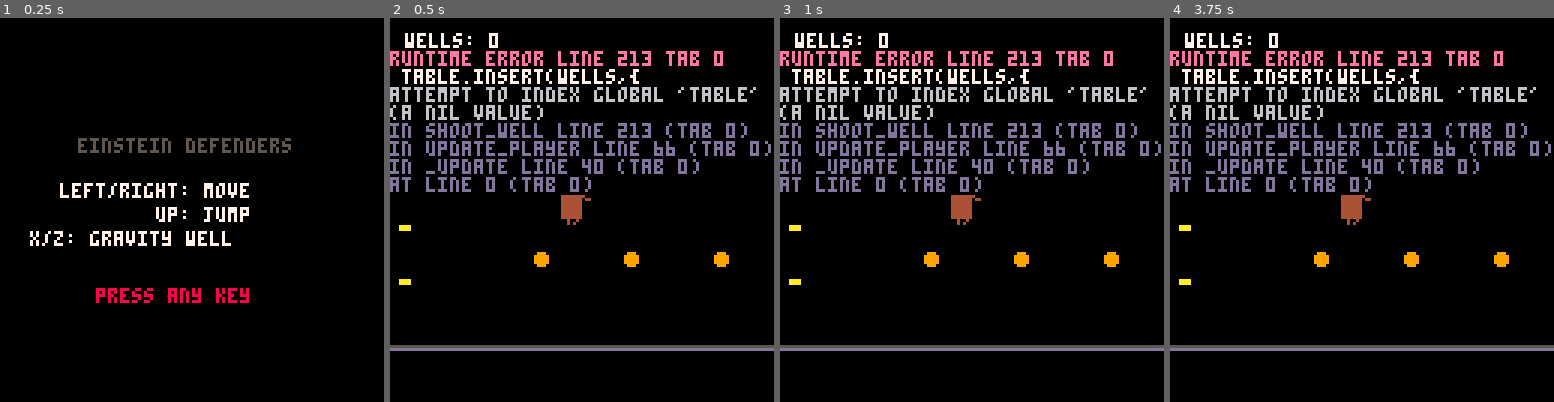
Above: before the commit, frames 1-4 (left to right).
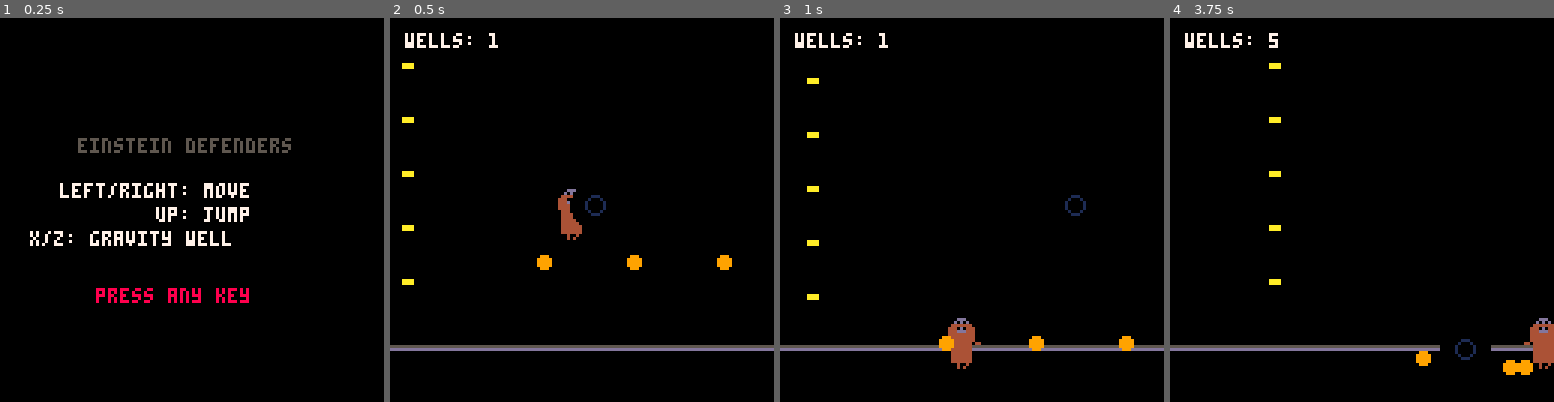
Above: after the commit, the same moments.

Repository: MathPe/science-defenders
Game: PICO-8 cartridge einstein_defenders.p8
The game is run twice, just before and just after one commit, with the same random seed, the same clock (stepped at 60 frames per second) and the same inputs.
Inputs:
- Up to frame 1 (0.25 s): no input
- Up to frame 2 (0.5 s): tap X (X key) at 0.33 s
- Up to frame 3 (1 s): tap O (Z key) at 0.7 s
- Up to frame 4 (3.75 s): tap X (X key) at 1.07, 1.85, 2.97 s; hold Right 1.6-2.1 s; tap O (Z key) every 0.4 s from 1.7 to 3.7 s; hold Up 2.15-2.42 s; hold Right 2.47-3.03 s; hold Left 3.08-3.58 s; hold Down from 3.63 s (still down)

Frame 1 is identical in both runs. In frame 2, 10% of the frame differs, in the area x 0-100%, y 3-70%; in frame 3, 12%; in frame 4, 12%, in the area x 0-100%, y 4-93%.
Error before the commit: runtime error line 213 tab 0; table.insert(wells,{; attempt to index global 'table' (a nil value)

Commit message:
Fix table.* not available in PICO-8 - use del/add builtins instead

Diff:
--- a/einstein_defenders.p8
+++ b/einstein_defenders.p8
@@ -119,7 +119,7 @@
   end
   if w.life<=0 then
    make_well_destroy_particles(w.x,w.y)
-   table.remove(wells,i)
+   del(wells,w)
   end
  end
 end
@@ -131,7 +131,7 @@
   pt.y+=pt.vy
   pt.life-=1
   if pt.life<=0 then
-   table.remove(particles,i)
+   del(particles,pt)
   end
  end
 end
@@ -213,7 +213,7 @@
   vx=0
   vy=-GRAVITY_WELL_SPEED
  end
- table.insert(wells,{
+ add(wells,{
   x=p.x,y=p.y+2,
   vx=vx,vy=vy,
   life=120
